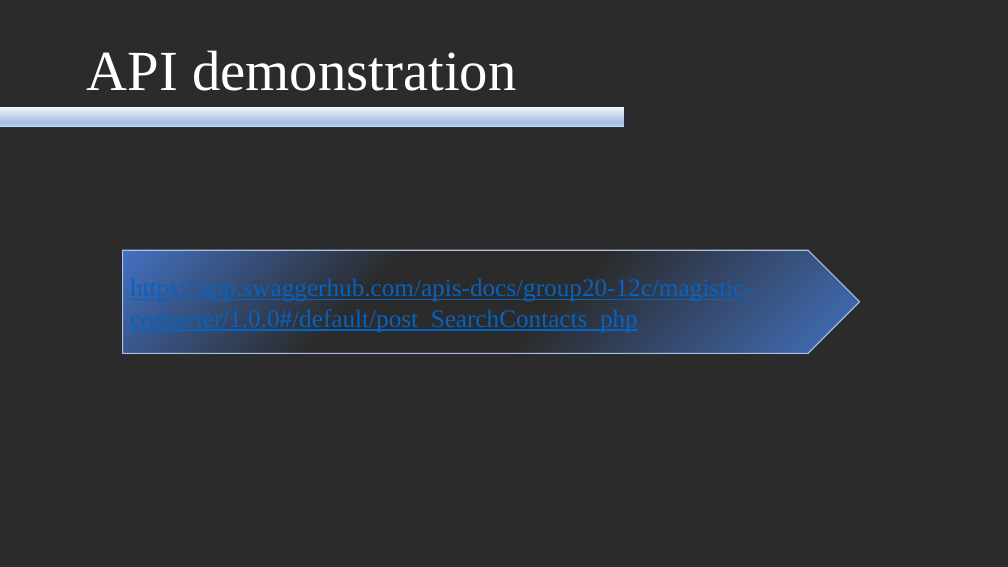
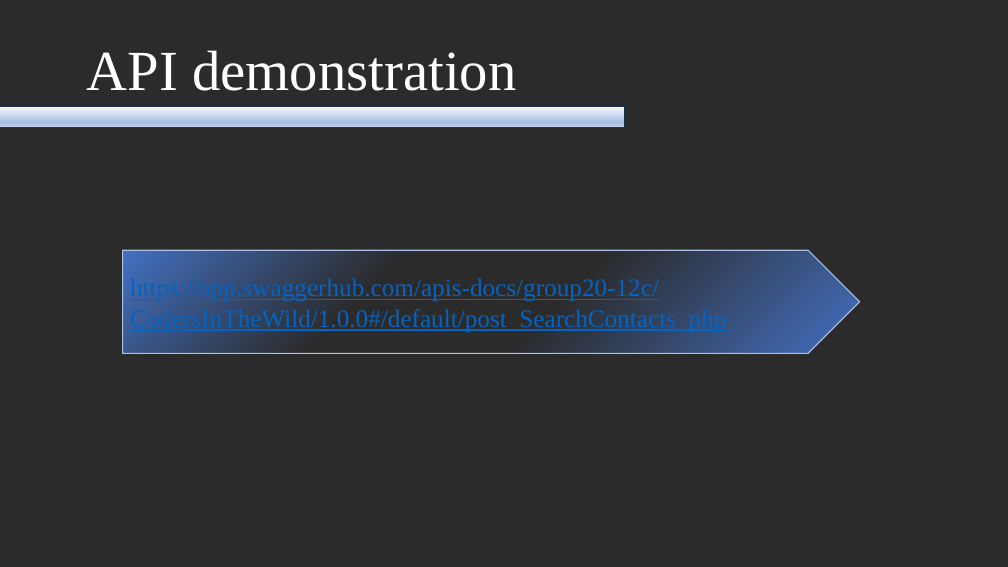
Before and after one commit to TheTragicallyStoat/COP4331, a slide deck: slide 10 of NoneCode/SmallProject.pptx. Drawn at 1008x567 pixels with LibreOffice and Linux fonts; fonts in the diff are those of the drawing; background and template pictures are left out; a plain dark background stands for a picture behind light text. Boxes give left, top, right and bottom in pixels: in the first picture for what was removed or moved away, otherwise in the second. Text is boxed around its words. In the diff, an @@ line names an element or a change of style, - is before the commit and + after.

```diff
--- a/NoneCode/SmallProject.pptx
+++ b/NoneCode/SmallProject.pptx
@@ text in pentagon arrow at [130,276,726,333]: text changed @@
-https://app.swaggerhub.com/apis-docs/group20-12c/magistic-contacter/1.0.0#/default/post_SearchContacts_php
+https://app.swaggerhub.com/apis-docs/group20-12c/CodersInTheWild/1.0.0#/default/post_SearchContacts_php
```
Also in this commit, not shown: 1 other slide changed.
